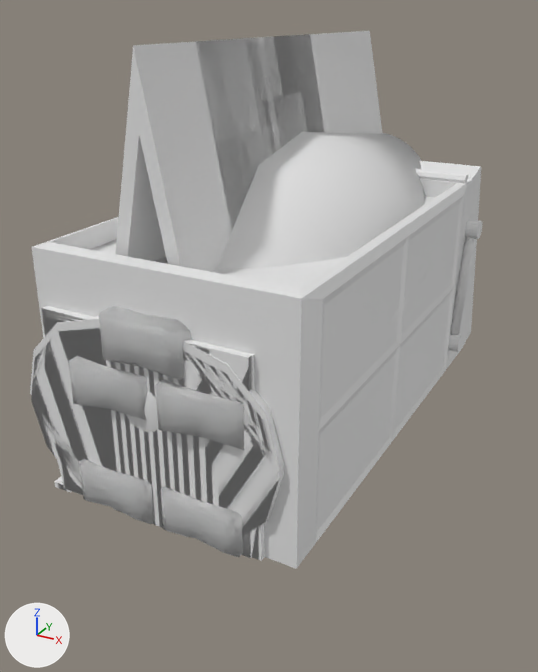
Renders of the COLLADA model objects3d/truckPayload.dae from each side of a commit.
Rendered twice from a camera (50 mm lens) standing at (51.1, -92.6, 62.6) and looking at (-2.7, 5.3, 13.7). Every picture has the same lights, and +X, +Y and +Z are marked at lower left. Where no turn or scale is listed for an object, it has been applied to the vertices.

In view in the first picture: 'container001', 'container002', 'container007', 'container012', 'container019', 'container022', 'container027', 'container031', 'container034', 'container036', 'container037', 'container038', 'container044', 'container045', 'container15', 'container16', 'container39'.
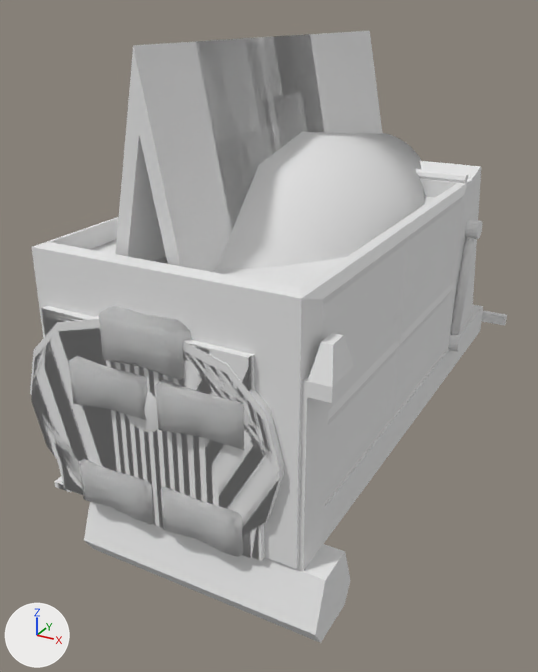
Pixel boxes (x1, y1, x2, y2) of what changed, in the pictures (538 x 672 px):
'container046', added
    after: (84, 305, 507, 643)
'container028', surface changed
    both: (252, 555, 259, 560)

The change in detail:
In material '_01 - Default' (mat_01___default), roughness goes from 0.5 to 0.84.
Mesh me_container046mesh is new.
It has 286 vertices, 560 faces and spans x -19.4..19.4, y -44.3..47.9, z -35.2..5.1.
Faces by material slot: [172, 388].
It uses material mat_01___default (its picture is missing).
It uses material mat_02___default (its picture is missing).
Object 'container046' (ob_container046) is new; it shows me_container046mesh.
Its location is (6.3, 12.3, 27.7).
